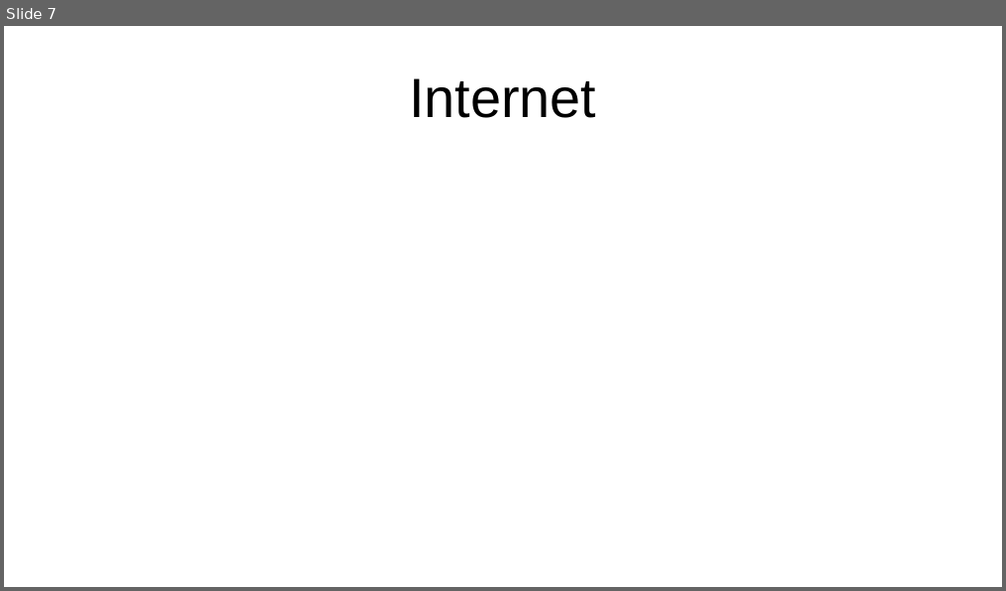
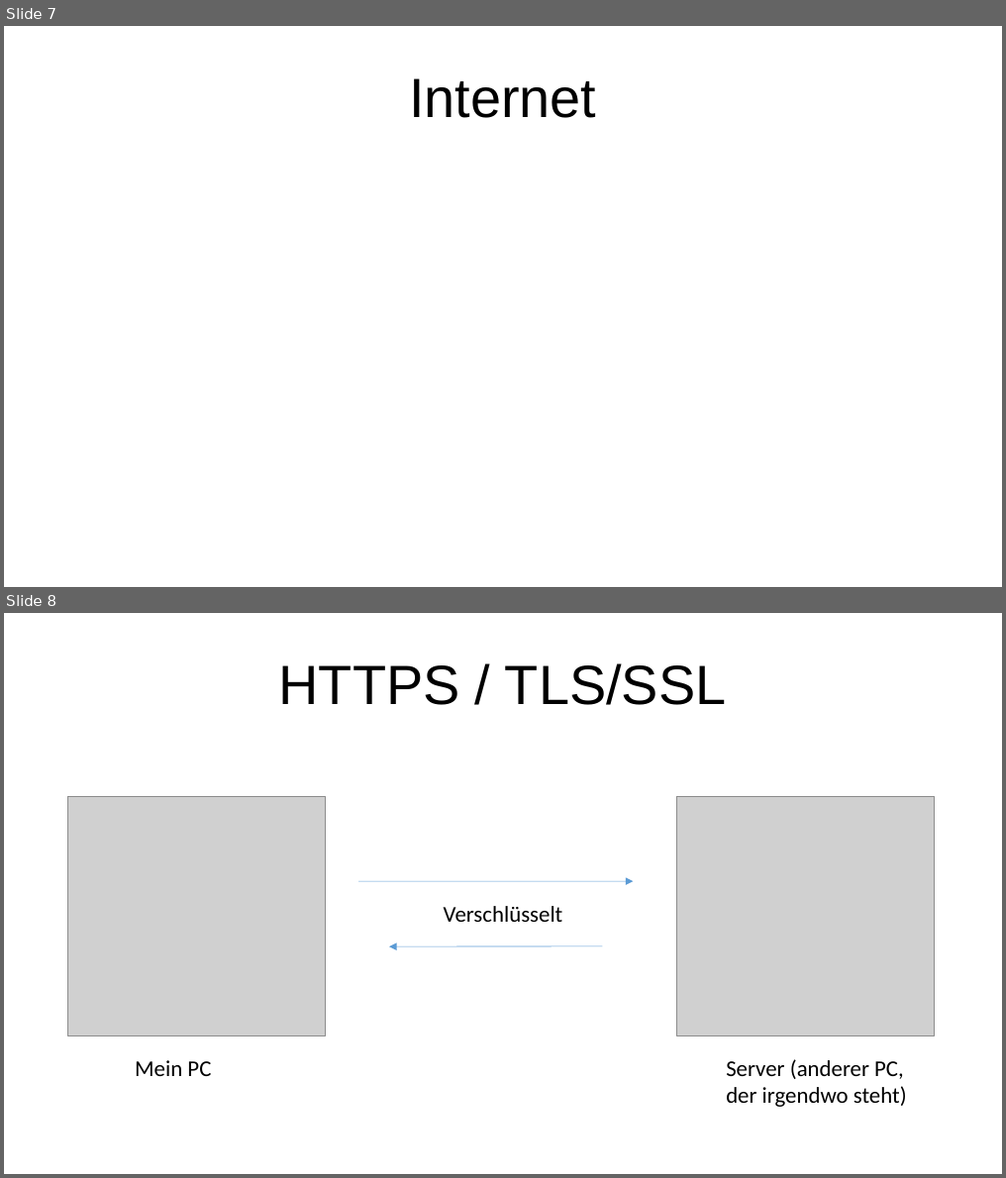
Before and after one commit to binary-bugs/mailVerschluesselung, a slide deck: präsi e-mail verschlüsselung.odp. Shown one above the other, each under a label of ours: slide 7 before the commit, slides 7 and 8 after it. The pictures are 1006x591 and 1006x1178 pixels, drawn with LibreOffice and Linux fonts; fonts in the diff are those of the drawing; grey boxes stand for pictures. Boxes give left, top, right and bottom in pixels: in the first picture for what was removed or moved away, otherwise in the second. Text is boxed around its words. In the diff, an @@ line names an element or a change of style, - is before the commit and + after.

```diff
--- a/präsi e-mail verschlüsselung.odp
+++ b/präsi e-mail verschlüsselung.odp
@@ slide 8 added at bbox=[4, 613, 1002, 1174], background #FFFFFF @@
@@ title added at bbox=[279, 663, 726, 705], 44 pt, text #000000 @@
+HTTPS / TLS/SSL
@@ picture added at bbox=[68, 797, 326, 1036] @@
@@ picture added at bbox=[678, 797, 935, 1036] @@
@@ arrow added from (359, 882) to (634, 882), #5B9BD5 0.51 pt @@
@@ text added at bbox=[444, 906, 563, 922], 18 pt, text #000000 @@
+Verschlüsselt
@@ arrow added from (603, 947) to (390, 948), #5B9BD5 0.51 pt @@
@@ text added at bbox=[135, 1060, 211, 1076], 18 pt, text #000000 @@
+Mein PC
@@ text added at bbox=[726, 1059, 907, 1107], 18 pt, text #000000 @@
+Server (anderer PC, der irgendwo steht)
```
Also in this commit, not shown: 3 slides changed, 10 other slides added, 1 slide removed.
